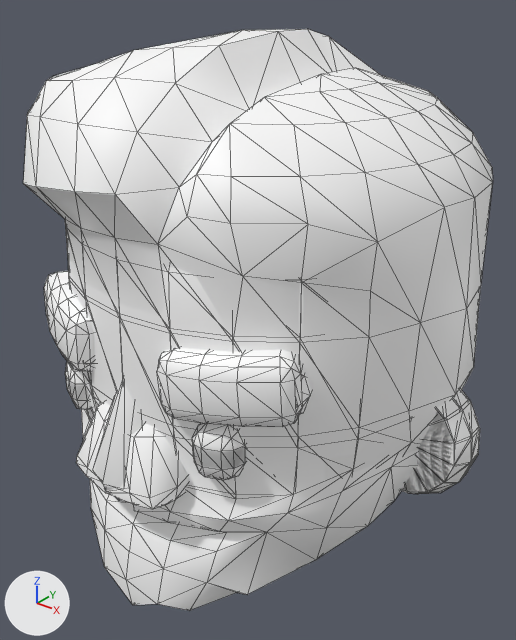
One commit to the glTF model public/models/kaykit/heads.glb: the scene before it, then after it.
Both versions are drawn from a 50 mm lens placed at (0.953, -1.229, 2.416), pointed at (-0.052, 0.027, 1.638). The lights are fixed; the arrows at lower left show +X, +Y and +Z. The picture after the commit comes second. Mesh edges are drawn as thin lines.

In view in the first picture: 'Barbarian_Head', 'Knight_Head'.
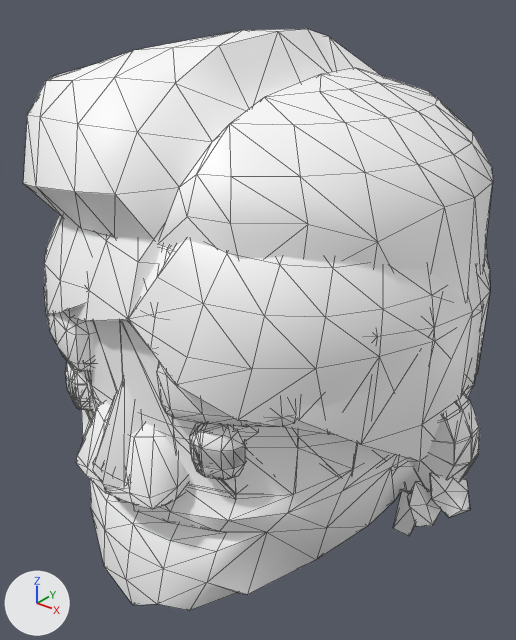
Boxes (x1, y1, x2, y2) around the edits, measured in the pictures (516 x 640 px):
```json
{"object": "Rogue_Head", "change": "added", "after": [68, 231, 488, 536]}
{"object": "Mage_Head", "change": "added", "after": [44, 215, 490, 491]}
```

Scene script edits in JSON lines:
```json
{"op": "add", "block": "me_cube_159", "code": ["me_cube_159 = bpy.data.meshes.new('Cube.159')", "me_cube_159.from_pydata(...)  # 563 vertices, 1027 faces; spans x -0.543..0.543, y -0.519..0.748, z 1.068..2.203", "me_cube_159.materials.append(mat_kaykit)  # white #ffffff"]}
{"op": "add", "block": "me_cube_210", "code": ["me_cube_210 = bpy.data.meshes.new('Cube.210')", "me_cube_210.from_pydata(...)  # 613 vertices, 1115 faces; spans x -0.543..0.559, y -0.519..0.496, z 1.166..2.187", "me_cube_210.materials.append(mat_kaykit)  # white #ffffff"]}
{"op": "add", "block": "ob_mage_head", "code": ["ob_mage_head = bpy.data.objects.new('Mage_Head', me_cube_159)", "ob_mage_head.location = (0.0, 0.0, 0.0)"]}
{"op": "add", "block": "ob_rogue_head", "code": ["ob_rogue_head = bpy.data.objects.new('Rogue_Head', me_cube_210)", "ob_rogue_head.location = (0.0, 0.0, 0.0)"]}
```
